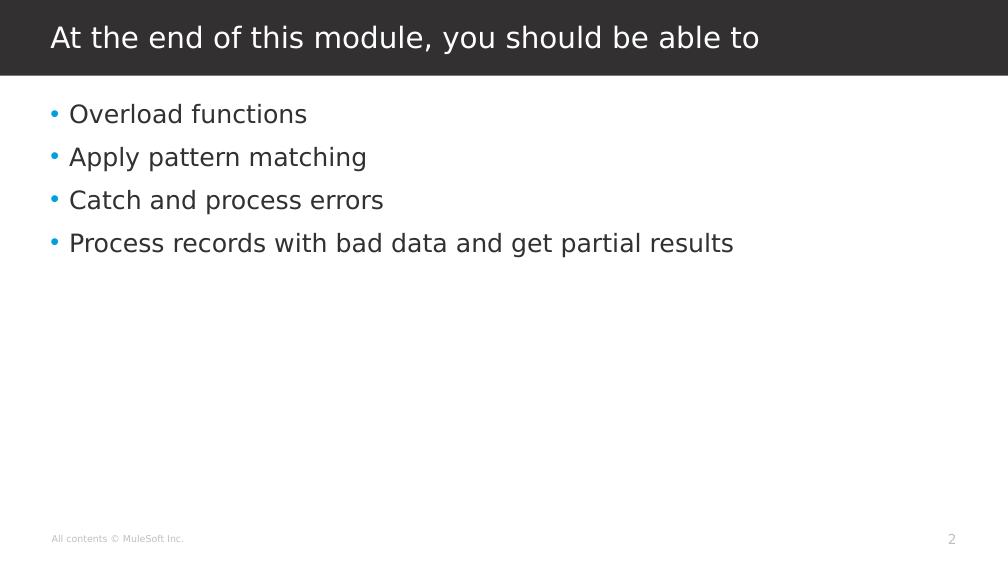
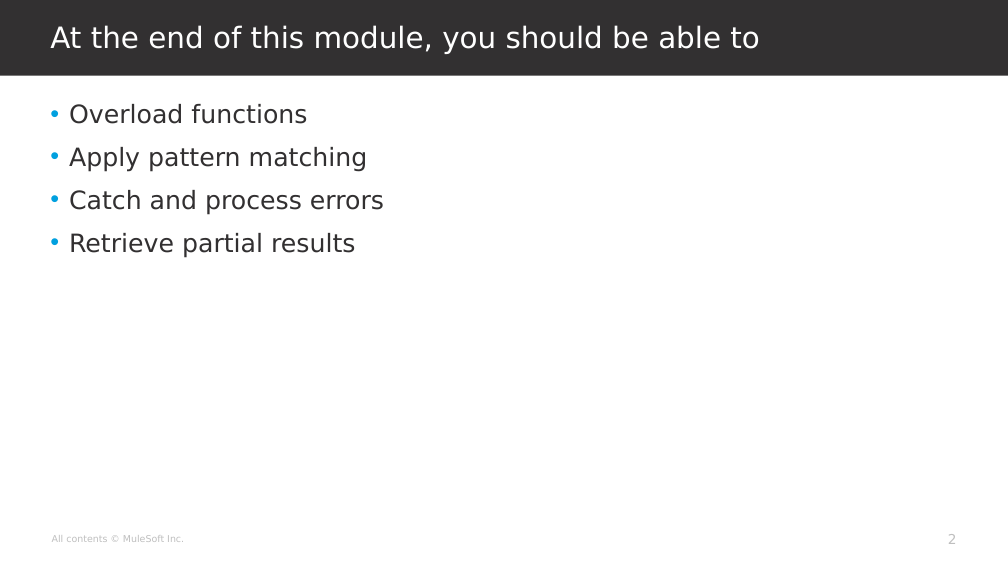
Before and after one commit to georgekwi/manual, a slide deck: slide 2 of slides/mod3.pptx. Drawn at 1008x567 pixels with LibreOffice and Linux fonts; fonts in the diff are those of the drawing; background and template pictures are left out. Boxes give left, top, right and bottom in pixels: in the first picture for what was removed or moved away, otherwise in the second. Text is boxed around its words. In the diff, an @@ line names an element or a change of style, - is before the commit and + after.

Commit message:
Completed mod3

```diff
--- a/slides/mod3.pptx
+++ b/slides/mod3.pptx
@@ text at (69,233,355,258): text changed @@
-• Process records with bad data and get partial results
+• Retrieve partial results
```
Also in this commit, not shown: 5 other slides changed, 5 slides added, 1 slide removed.
